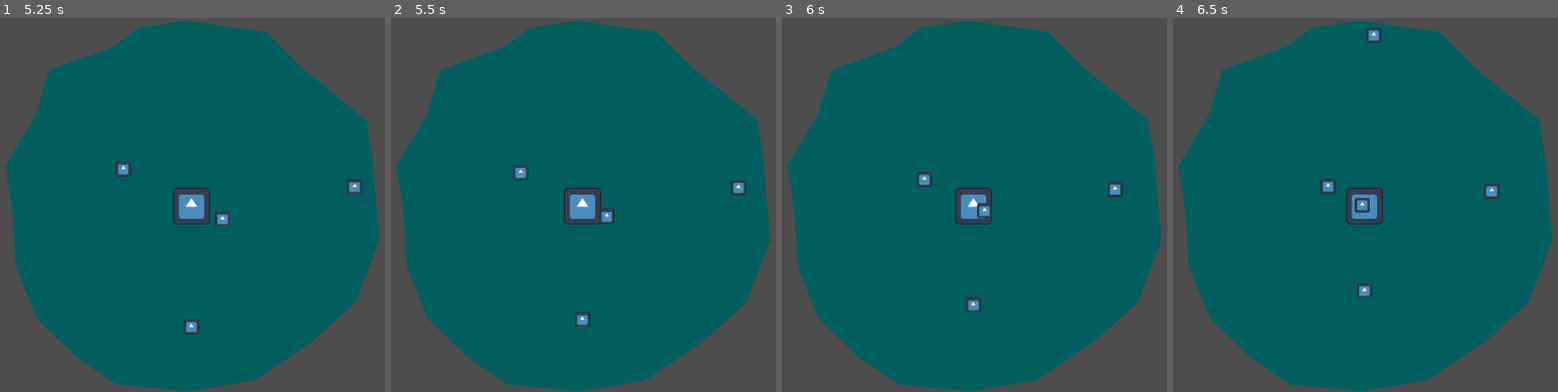
Above: before the commit, frames 1-4 (left to right).
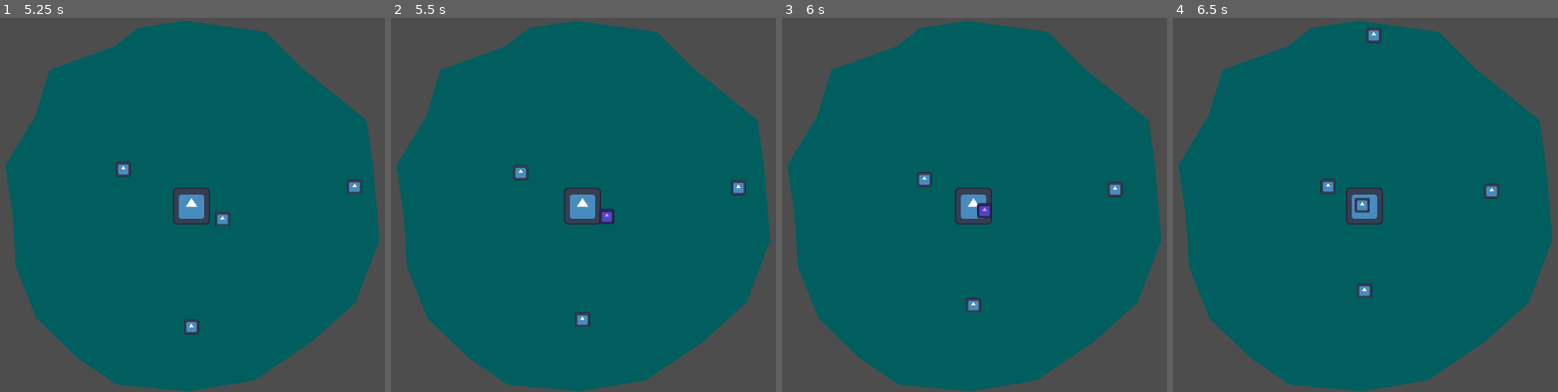
Above: after the commit, the same moments.

Repository: alifeee/loop
Game: Godot game, scene res://scenes/main.tscn
The game is run twice, just before and just after one commit, with the same random seed, the same clock (stepped at 60 frames per second) and the same inputs. The engine's default icon, where the game draws it, is replaced by a stand-in: a white triangle on a blue panel in a dark square.
Inputs (mouse positions are in pixels of both pictures, inside the frame that each line leads up to):
- Up to frame 1 (5.25 s): tap Enter at 0.5 s; move the mouse to (338, 186) at 0.52 s; click (338, 186) at 0.67 s; move the mouse to (57, 223) at 1.27 s; click (57, 223) at 1.42 s; move the mouse to (257, 122) at 2.02 s; click (257, 122) at 2.17 s; move the mouse to (157, 279) at 2.77 s; click (157, 279) at 2.92 s; move the mouse to (outside the picture) at 3.52 s; click (outside the picture) at 3.67 s; move the mouse to (outside the picture) at 4.27 s; click (outside the picture) at 4.42 s; move the mouse to (227, 205) at 5.02 s; click (227, 205) at 5.17 s
- Up to frame 2 (5.5 s): no input
- Up to frame 3 (6 s): move the mouse to (874, 111) at 5.77 s; click (874, 111) at 5.92 s
- Up to frame 4 (6.5 s): no input

Frame 1 is identical in both runs. In frame 2, 0.1% of the frame differs, in the area x 54-58%, y 51-56%; in frame 3, 0.1%; in frame 4, nothing differs.
Error before the commit: Invalid access to property or key 'position' on a base object of type 'InputEventKey'. (res://scripts/camera_2d.gd:14)

Commit message:
fix loop movement

Diff:
--- a/scripts/camera_2d.gd
+++ b/scripts/camera_2d.gd
@@ -11,6 +11,7 @@
 var mouse_position_log = []
 
 func _input(event):
+	return
 	var normalised_position = - self.get_screen_center_position() + event.position
 
 	# Receives mouse motion
--- a/scripts/player.gd
+++ b/scripts/player.gd
@@ -2,8 +2,8 @@
 
 @export var loop1: Loop
 
-#func _input(event):
-	#if event is InputEventMouseButton and event.is_released():
-		#print("mouse button event at ", event.position)
-		#loop1.position = event.position
-		#loop1.do_punch_and_disappear()
+func _input(event):
+	if event is InputEventMouseButton and event.is_released():
+		print("mouse button event at ", event.position)
+		loop1.position = event.position
+		loop1.do_punch_and_disappear()
Not shown: 1 places in scenes/demon.tscn that only renumber resources
Not shown: 1 places in scenes/globals.tscn that only renumber resources
Not shown: 1 places in scenes/loop.tscn that only renumber resources
Not shown: 1 places in scenes/main.tscn that only renumber resources
